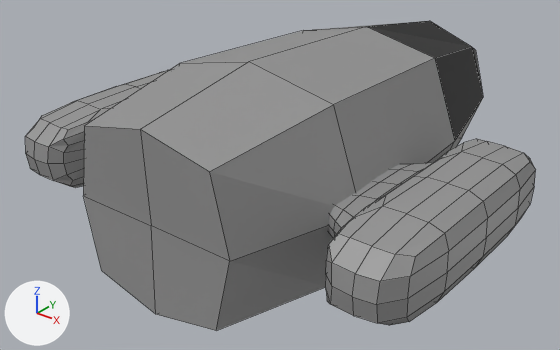
What one commit did to the Blender file pruzkumnik.blend.
Before and after are seen from a 50 mm lens placed at (3.45, -4.69, 2.53), pointed at (-0.29, -0.01, -0.37). Lighting does not change. The marker at lower left points along +X, +Y and +Z. Mesh edges are drawn as thin lines.

Objects in the first picture: 'Lod'.
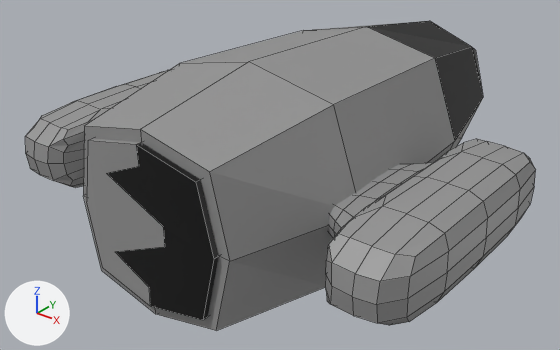
The newer file is also turned or shifted as a whole; pictures and numbers use the older file's frame.

The change, as a diff of the scene's bpy script:
```diff
--- a/pruzkumnik.blend.py
+++ b/pruzkumnik.blend.py
@@ me_cube_005 @@
 # used by ob_lod; location = (0.0, 0.0, 0.0)
-me_cube_005.from_pydata(...)  # 414 vertices, 408 faces; spans x -1.79..1.79, y -1.76..2.7, z -0.87..0.87
+me_cube_005.from_pydata(...)  # 437 vertices, 420 faces; spans x -1.79..1.79, y -1.8..2.7, z -0.87..0.87
+# me_cube_005 part 1: a new loose piece of 23 vertices spanning x -0.61..0.61, y -1.8..-1.72, z -0.61..0.61
 me_cube_005.materials.append(mat_kov)
```

Pixel boxes [x1, y1, x2, y2] of what changed, in the pictures (560 x 350 px):
part 1 of me_cube_005, added
    after: [87, 139, 219, 320]
